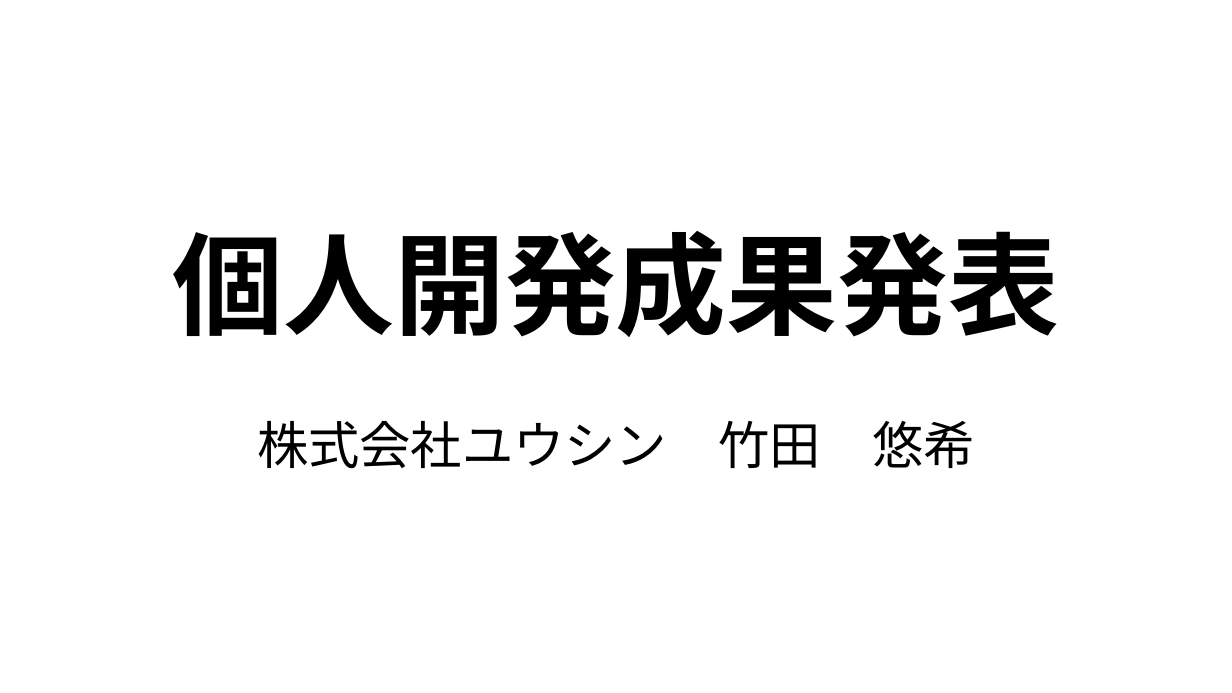
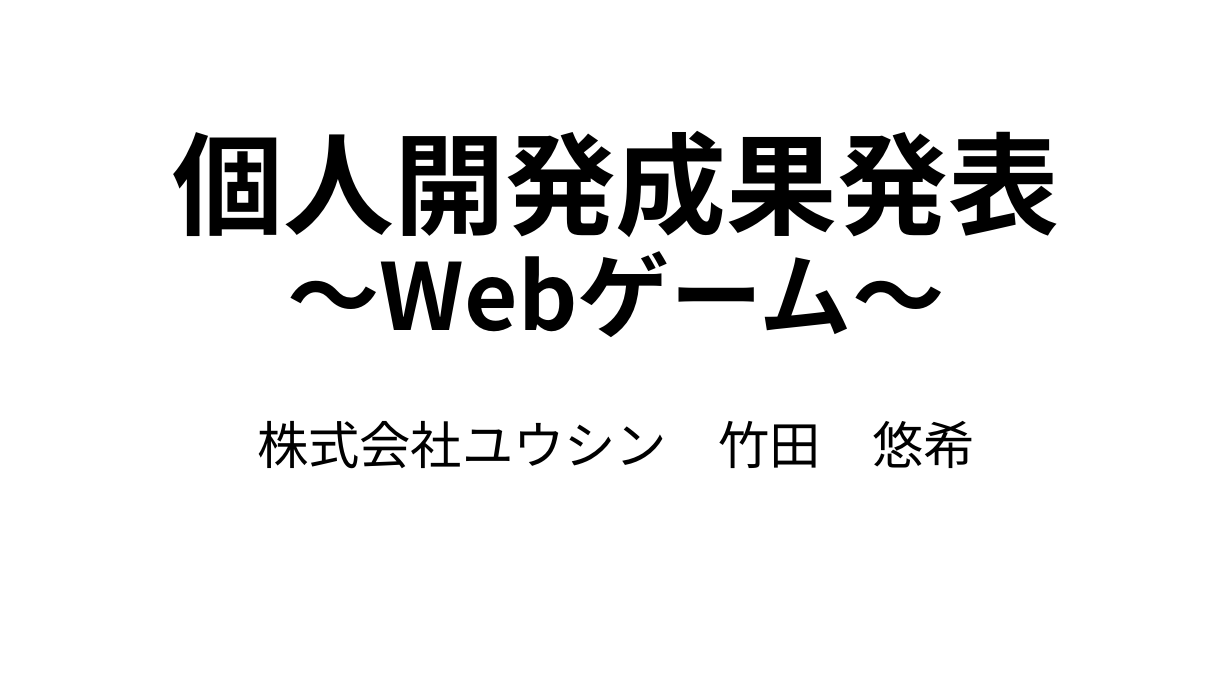
Before and after one commit to Takeda-Axiz/takeda_personal_develop, a slide deck: slide 1 of 株式会社ユウシン_竹田悠希_個人開発成果発表.pptx. Drawn at 1232x693 pixels with LibreOffice and Linux fonts; fonts in the diff are those of the drawing. Boxes give left, top, right and bottom in pixels: in the first picture for what was removed or moved away, otherwise in the second. Text is boxed around its words. In the diff, an @@ line names an element or a change of style, - is before the commit and + after.

Commit message:
Add files via upload
update powerpoint

```diff
--- a/株式会社ユウシン_竹田悠希_個人開発成果発表.pptx
+++ b/株式会社ユウシン_竹田悠希_個人開発成果発表.pptx
@@ title at (x1=172, y1=131, x2=1059, y2=337): text changed @@
-個人開発成果発表
+個人開発成果発表
+～Webゲーム～
```
Also in this commit, not shown: 2 other slides changed, 8 slides added, 1 slide removed.
